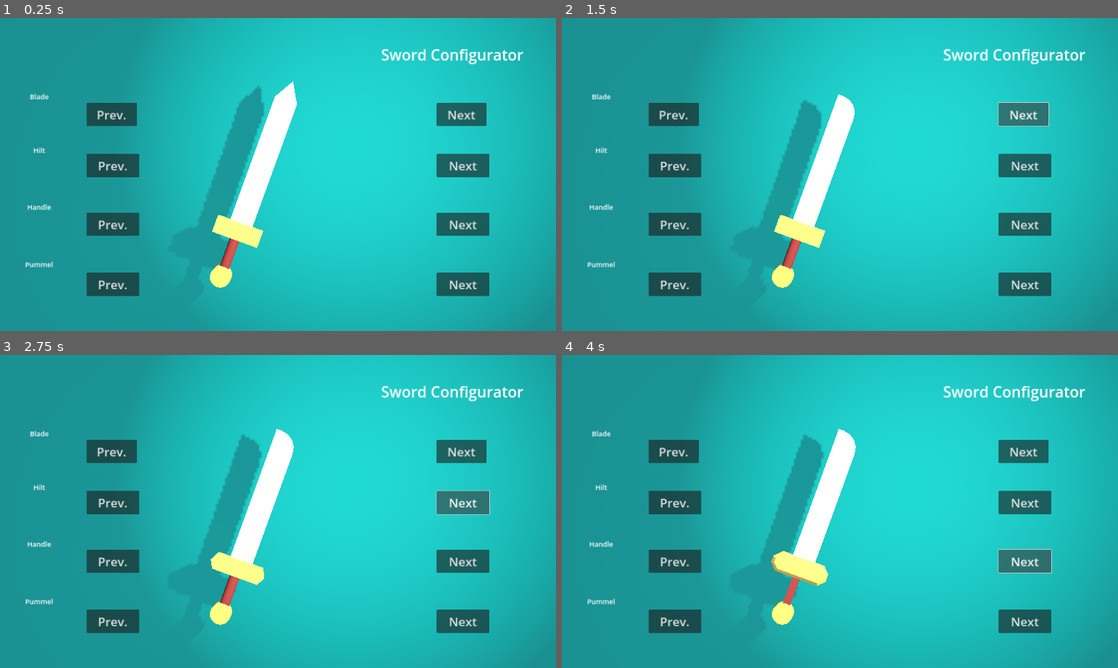
Above: before the commit, frames 1-4 (two rows, left to right).
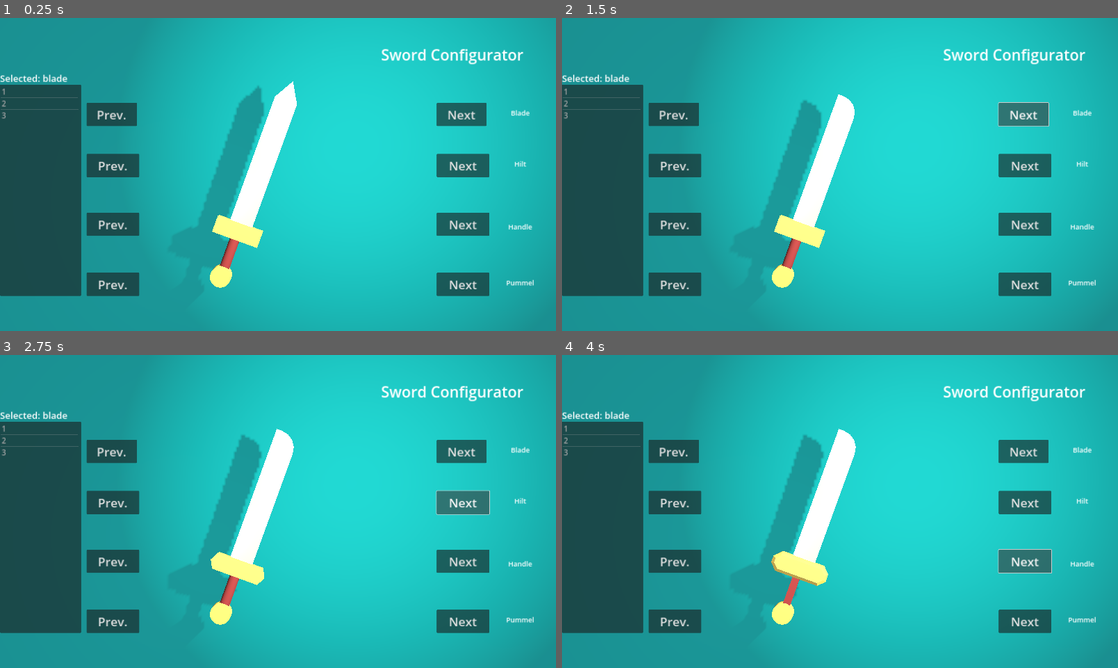
Above: after the commit, the same moments.

Repository: Shuntoon/Sword_Configurator
Game: Godot game, scene res://Scenes/main_scene.tscn
Same seed, same stepped clock (60 frames per second), same inputs: the game is played once before the commit and once after it.
Inputs:
- Up to frame 1 (0.25 s): no input
- Up to frame 2 (1.5 s): click "Next" at 0.5 s; click "Next" at 1.25 s
- Up to frame 3 (2.75 s): click "Next" at 2 s
- Up to frame 4 (4 s): click "Next" at 2.75 s; click "Next" at 3.5 s

The runs differ from the first frame. In frame 1, 10% of the frame differs, in the area x 0-96%, y 18-89%; in frame 2, 10%; in frame 3, 10%; in frame 4, 10%.

Commit message:
Added Parts List, Save/Load system in a very quick and dirty way but should be good enough for a prototype
auto saves when you close the program
auto loads when you start the program

Diff:
--- a/Scenes/main_scene.gd
+++ b/Scenes/main_scene.gd
@@ -1,15 +1,17 @@
 extends Node3D
 
 @onready var weaponParts = preload("res://Utility/WeaponParts.tres")
-@onready var blade_mesh = $SwordContainter/Blade/BladeSpawn/BladeMesh
-@onready var hilt_mesh = $SwordContainter/Hilt/HiltSpawn/HiltMesh
-@onready var handle_mesh = $SwordContainter/Handle/HandleSpawn/HandleMesh
-@onready var pummel_mesh = $SwordContainter/Pummel/PummelSpawn/PummelMesh
+@onready var blade_mesh: MeshInstance3D = $SwordContainter/Blade/BladeSpawn/BladeMesh
+@onready var hilt_mesh: MeshInstance3D = $SwordContainter/Hilt/HiltSpawn/HiltMesh
+@onready var handle_mesh: MeshInstance3D = $SwordContainter/Handle/HandleSpawn/HandleMesh
+@onready var pummel_mesh: MeshInstance3D = $SwordContainter/Pummel/PummelSpawn/PummelMesh
 
 @onready var color_pick_blade = $ColorPickBlade
 @onready var color_pick_hilt = $ColorPickHilt
 @onready var color_pick_handle = $ColorPickHandle
 @onready var color_pick_pummel = $ColorPickPummel
+@onready var inventory = $HUD/Inventory
+@onready var inventory_type: Label = $HUD/Inventory/Label
 
 
 @export var transitionSpeed = .2
@@ -21,14 +23,28 @@
 var handleIndex = 0
 var pummelIndex = 0
 
-var bladeColor = Color.DARK_GRAY
-var hiltColor = Color.GOLD
-var handleColor = Color.DARK_RED
-var pummelColor = Color.GOLD
+var bladeColor: Color = Color.DARK_GRAY
+var hiltColor: Color = Color.GOLD
+var handleColor: Color = Color.DARK_RED
+var pummelColor: Color = Color.GOLD
+
+var _selected_type: String = '' :
+	set(v):
+		_selected_type = v
+		inventory_type.text = "Selected: " + _selected_type
 
 # Called when the node enters the scene tree for the first time.
 func _ready():
-	pass # Replace with function body.
+	inventory.clear_items()
+	var i = 0
+	for x in weaponParts.bladeMeshes:
+		i += 1
+		inventory.add_item(str(i), null)
+	_selected_type = 'blade'
+	load_sword()
+
+func _exit_tree():
+	save_sword()
 
 
 # Called every frame. 'delta' is the elapsed time since the previous frame.
@@ -132,55 +148,172 @@
 	else:
 		return value
 
-func _on_panel_gui_input(event):
-	if event is InputEvent:
-		if Input.is_action_just_pressed("Right_Click"):
-			print("Blade")
-			color_pick_blade.visible = true
-			color_pick_handle.visible = false
-			color_pick_hilt.visible = false
-			color_pick_pummel.visible = false
-			color_pick_blade.position = get_viewport().get_mouse_position() + colorPickPos
-	pass # Replace with function body.
-
-func _on_hilt_area_gui_input(event):
-	if event is InputEvent:
-		if Input.is_action_just_pressed("Right_Click"):
-			print("Hilt")
-			color_pick_hilt.visible = true
-			color_pick_handle.visible = false
-			color_pick_blade.visible = false
-			color_pick_pummel.visible = false
-			color_pick_hilt.position = get_viewport().get_mouse_position() + colorPickPos
-	pass # Replace with function body.
-
-func _on_handle_area_gui_input(event):
-	if event is InputEvent:
-		if Input.is_action_just_pressed("Right_Click"):
-			print("Handle")
-			color_pick_handle.visible = true
-			color_pick_hilt.visible = false
-			color_pick_blade.visible = false
-			color_pick_pummel.visible = false
-			color_pick_handle.position = get_viewport().get_mouse_position() + colorPickPos
-	pass # Replace with function body.
-
-func _on_pummel_area_gui_input(event):
-	if event is InputEvent:
-		if Input.is_action_just_pressed("Right_Click"):
-			print("Pummel")
-			color_pick_pummel.visible = true
-			color_pick_handle.visible = false
-			color_pick_blade.visible = false
-			color_pick_hilt.visible = false
-			color_pick_pummel.position = get_viewport().get_mouse_position() + colorPickPos
-	pass # Replace with function body.
-
-func _on_hud_gui_input(event):
-	if event is InputEvent:
-		if Input.is_action_just_pressed("Left_Click") or Input.is_action_just_pressed("Right_Click"):
-			color_pick_blade.visible = false
-			color_pick_hilt.visible = false
-			color_pick_pummel.visible = false
-			color_pick_handle.visible = false
-	pass # Replace with function body.
+func _on_panel_gui_input(_event: InputEvent):
+	if Input.is_action_just_pressed("Right_Click"):
+		print("Blade")
+		color_pick_blade.visible = true
+		color_pick_handle.visible = false
+		color_pick_hilt.visible = false
+		color_pick_pummel.visible = false
+		color_pick_blade.position = get_viewport().get_mouse_position() + colorPickPos
+	elif Input.is_action_just_pressed("Left_Click"):
+		if _selected_type != 'blade':
+			_selected_type = 'blade'
+			inventory.clear_items()
+			var i = 0
+			for x in weaponParts.bladeMeshes:
+				i += 1
+				inventory.add_item(str(i), null)
+
+func _on_hilt_area_gui_input(_event: InputEvent):
+	if Input.is_action_just_pressed("Right_Click"):
+		print("Hilt")
+		color_pick_hilt.visible = true
+		color_pick_handle.visible = false
+		color_pick_blade.visible = false
+		color_pick_pummel.visible = false
+		color_pick_hilt.position = get_viewport().get_mouse_position() + colorPickPos
+	elif Input.is_action_just_pressed("Left_Click"):
+		if _selected_type != 'hilt':
+			_selected_type = 'hilt'
+			inventory.clear_items()
+			var i = 0
+			for x in weaponParts.HiltMeshes:
+				i += 1
+				inventory.add_item(str(i), null)
+
+func _on_handle_area_gui_input(_event: InputEvent):
+	if Input.is_action_just_pressed("Right_Click"):
+		print("Handle")
+		color_pick_handle.visible = true
+		color_pick_hilt.visible = false
+		color_pick_blade.visible = false
+		color_pick_pummel.visible = false
+		color_pick_handle.position = get_viewport().get_mouse_position() + colorPickPos
+	elif Input.is_action_just_pressed("Left_Click"):
+		if _selected_type != 'handle':
+			_selected_type = 'handle'
+			inventory.clear_items()
+			var i = 0
+			for x in weaponParts.HandleMeshes:
+				i += 1
+				inventory.add_item(str(i), null)
+
+func _on_pummel_area_gui_input(_event: InputEvent):
+	if Input.is_action_just_pressed("Right_Click"):
+		print("Pummel")
+		color_pick_pummel.visible = true
+		color_pick_handle.visible = false
+		color_pick_blade.visible = false
+		color_pick_hilt.visible = false
+		color_pick_pummel.position = get_viewport().get_mouse_position() + colorPickPos
+	elif Input.is_action_just_pressed("Left_Click"):
+		if _selected_type != 'pummel':
+			_selected_type = 'pummel'
+			inventory.clear_items()
+			var i = 0
+			for x in weaponParts.PummelMeshes:
+				i += 1
+				inventory.add_item(str(i), null)
+
+func _on_hud_gui_input(_event: InputEvent):
+	if Input.is_action_just_pressed("Left_Click") or Input.is_action_just_pressed("Right_Click"):
+		color_pick_blade.visible = false
+		color_pick_hilt.visible = false
+		color_pick_pummel.visible = false
+		color_pick_handle.visible = false
+	elif Input.is_action_pressed("Left_Click"):
+		Input.mouse_mode = Input.MOUSE_MODE_CONFINED
+	elif Input.mouse_mode != Input.MOUSE_MODE_VISIBLE:
+		Input.mouse_mode = Input.MOUSE_MODE_VISIBLE
+
+func _on_inventory_item_selected(index: int):
+	if _selected_type == 'pummel':
+		pummel_mesh.scale = Vector3(startSize)
+		var tween = create_tween()
+		tween.tween_property(pummel_mesh,"scale",Vector3(.57,.57,.57), transitionSpeed)\
+		.set_trans(Tween.TRANS_QUART).set_ease(Tween.EASE_IN_OUT)
+		pummelIndex = index
+		tween.tween_property(pummel_mesh,"scale",Vector3(.5,.5,.5), transitionSpeed)\
+		.set_trans(Tween.TRANS_QUART).set_ease(Tween.EASE_IN_OUT)
+	elif _selected_type == 'handle':
+		handle_mesh.scale = Vector3(startSize)
+		var tween = create_tween()
+		tween.tween_property(handle_mesh,"scale",Vector3(.57,.57,.57), transitionSpeed)\
+		.set_trans(Tween.TRANS_QUART).set_ease(Tween.EASE_IN_OUT)
+		handleIndex = index
+		tween.tween_property(handle_mesh,"scale",Vector3(.5,.5,.5), transitionSpeed)\
+		.set_trans(Tween.TRANS_QUART).set_ease(Tween.EASE_IN_OUT)
+	elif _selected_type == 'blade':
+		blade_mesh.scale = Vector3(startSize)
+		var tween = create_tween()
+		tween.tween_property(blade_mesh,"scale",Vector3(.57,.57,.57), transitionSpeed)\
+		.set_trans(Tween.TRANS_QUART).set_ease(Tween.EASE_IN_OUT)
+		bladeIndex = index
+		tween.tween_property(blade_mesh,"scale",Vector3(.5,.5,.5), transitionSpeed)\
+		.set_trans(Tween.TRANS_QUART).set_ease(Tween.EASE_IN_OUT)
+	elif _selected_type == 'hilt':
+		hilt_mesh.scale = Vector3(startSize)
+		var tween = create_tween()
+		tween.tween_property(hilt_mesh,"scale",Vector3(.67,.67,.67), transitionSpeed)\
+		.set_trans(Tween.TRANS_QUART).set_ease(Tween.EASE_IN_OUT)
+		hiltIndex = index
+		tween.tween_property(hilt_mesh,"scale",Vector3(.6,.6,.6), transitionSpeed)\
+		.set_trans(Tween.TRANS_QUART).set_ease(Tween.EASE_IN_OUT)
+
+var save_file: String = 'user://save'
+
+func save_sword():
+	var f = FileAccess.open(save_file, FileAccess.WRITE)
+	f.store_8(bladeIndex)
+	f.store_8(hiltIndex)
+	f.store_8(handleIndex)
+	f.store_8(pummelIndex)
+
+	f.store_float(bladeColor.r)
+	f.store_float(bladeColor.g)
+	f.store_float(bladeColor.b)
+
+	f.store_float(hiltColor.r)
+	f.store_float(hiltColor.g)
+	f.store_float(hiltColor.b)
+
+	f.store_float(handleColor.r)
+	f.store_float(handleColor.g)
+	f.store_float(handleColor.b)
+
+	f.store_float(pummelColor.r)
+	f.store_float(pummelColor.g)
+	f.store_float(pummelColor.b)
+	f.close()
+
+func load_sword():
+	if FileAccess.file_exists(save_file):
+		var f = FileAccess.open(save_file, FileAccess.READ)
+
+		bladeIndex = f.get_8()
+		hiltIndex = f.get_8()
+		handleIndex = f.get_8()
+		pummelIndex = f.get_8()
+
+		bladeColor.r = f.get_float()
+		bladeColor.g = f.get_float()
+		bladeColor.b = f.get_float()
+
+		hiltColor.r = f.get_float()
+		hiltColor.g = f.get_float()
+		hiltColor.b = f.get_float()
+
+		handleColor.r = f.get_float()
+		handleColor.g = f.get_float()
+		handleColor.b = f.get_float()
+
+		pummelColor.r = f.get_float()
+		pummelColor.g = f.get_float()
+		pummelColor.b = f.get_float()
+		f.close()
+
+		color_pick_blade.get_node("Panel/ColorPickerButton").color = bladeColor
+		color_pick_hilt.get_node("Panel/ColorPickerButton").color = hiltColor
+		color_pick_handle.get_node("Panel/ColorPickerButton").color = handleColor
+		color_pick_pummel.get_node("Panel/ColorPickerButton").color = pummelColor
--- a/Scenes/main_scene.tscn
+++ b/Scenes/main_scene.tscn
@@ -11,6 +11,7 @@
 [ext_resource type="Material" uid="uid://b8rf5dvqb15y3" path="res://Mats/HandleMat.tres" id="7_3pgol"]
 [ext_resource type="Material" uid="uid://bqw8ilrou8rlo" path="res://Mats/PummelMat.tres" id="9_7r0bc"]
 [ext_resource type="PackedScene" uid="uid://cq0gvcsgf0hg7" path="res://UI/color_pick.tscn" id="10_r00f4"]
+[ext_resource type="PackedScene" uid="uid://c1xs6awbk767j" path="res://inventory/inventory.tscn" id="11_au3j1"]
 
 [sub_resource type="PlaneMesh" id="PlaneMesh_k0ia7"]
 
@@ -140,10 +141,10 @@
 text = "Prev."
 
 [node name="BladeLabe" type="Label" parent="HUD/BladeButtons"]
-offset_left = -907.0
-offset_top = 31.0
-offset_right = -753.0
-offset_bottom = 101.0
+offset_left = 754.0
+offset_top = 87.0
+offset_right = 908.0
+offset_bottom = 157.0
 theme_override_font_sizes/font_size = 24
 text = "Blade"
 horizontal_alignment = 1
@@ -183,9 +184,10 @@
 text = "Prev."
 
 [node name="Label2" type="Label" parent="HUD/HiltButtons"]
-offset_left = -907.0
-offset_right = -753.0
-offset_bottom = 70.0
+offset_left = 754.0
+offset_top = 47.0
+offset_right = 908.0
+offset_bottom = 117.0
 theme_override_font_sizes/font_size = 24
 text = "Hilt"
 horizontal_alignment = 1
@@ -225,10 +227,9 @@
 text = "Prev."
 
 [node name="Label3" type="Label" parent="HUD/HandleButtons"]
-offset_left = -907.0
-offset_top = -68.0
-offset_right = -753.0
-offset_bottom = 2.0
+offset_left = 754.0
+offset_right = 908.0
+offset_bottom = 70.0
 theme_override_font_sizes/font_size = 24
 text = "Handle"
 horizontal_alignment = 1
@@ -238,10 +239,10 @@
 position = Vector2(966, 932)
 
 [node name="Label4" type="Label" parent="HUD/PummelButtons"]
-offset_left = -907.0
-offset_top = -116.0
-offset_right = -753.0
-offset_bottom = -46.0
+offset_left = 754.0
+offset_top = -53.0
+offset_right = 908.0
+offset_bottom = 17.0
 theme_override_font_sizes/font_size = 24
 text = "Pummel"
 horizontal_alignment = 1
@@ -331,6 +332,21 @@
 text = "Sword Configurator"
 horizontal_alignment = 1
 vertical_alignment = 1
+
+[node name="Inventory" parent="HUD" instance=ExtResource("11_au3j1")]
+layout_mode = 1
+anchor_left = 0.0
+anchor_top = 0.212963
+anchor_right = 0.145833
+anchor_bottom = 0.887963
+
+[node name="Label" type="Label" parent="HUD/Inventory"]
+layout_mode = 0
+offset_top = -44.0
+offset_right = 406.0
+offset_bottom = -8.0
+theme_override_font_sizes/font_size = 32
+text = "Selected: "
 
 [node name="ColorPickBlade" parent="." instance=ExtResource("10_r00f4")]
 visible = false
@@ -370,6 +386,7 @@
 [connection signal="gui_input" from="HUD/HiltArea" to="." method="_on_hilt_area_gui_input"]
 [connection signal="gui_input" from="HUD/HandleArea" to="." method="_on_handle_area_gui_input"]
 [connection signal="gui_input" from="HUD/PummelArea" to="." method="_on_pummel_area_gui_input"]
+[connection signal="item_selected" from="HUD/Inventory" to="." method="_on_inventory_item_selected"]
 
 [editable path="ColorPickBlade"]
 [editable path="ColorPickHilt"]
--- /dev/null
+++ b/inventory/inventory.gd
@@ -0,0 +1,52 @@
+extends Control
+
+signal item_selected(index: int)
+
+@onready var ui_items: ItemList = $ItemList
+
+## [ { name String, icon: Texture2D } ]
+var _items: Array[Dictionary]
+
+var selected: int = 0 :
+	set(index):
+		if index < _items.size() and index >= 0:
+			selected = index
+		else:
+			print("Failed to select ", index, " out of range! ", _items.size()-1)
+
+
+func add_item(item_name: String, icon: Texture2D):
+	_items.append({'name': item_name, 'icon': icon})
+	ui_items.add_item(item_name, icon)
+
+## if the index exits, returns {name: String, icon: Texture2D}
+## else returns {name: null, icon: null}
+func get_item(index: int) -> Dictionary:
+	if index >= _items.size() or index < 0:
+		return {'name': null, 'icon': null}
+	else:
+		return _items[index]
+
+func remove_item(index: int):
+	if index < _items.size() and index >= 0:
+		_items.remove_at(index)
+		ui_items.remove_item(index)
+
+func clear_items():
+	_items.clear()
+	ui_items.clear()
+
+## just in case
+func refresh():
+	ui_items.clear()
+	for x in _items:
+		ui_items.add_item(x['name'], x['icon'])
+
+func _on_item_selected(index):
+	if index < _items.size() and index >= 0:
+		selected = index
+		item_selected.emit(selected)
+
+func _ready():
+	add_item('1', null)
+	add_item('2', null)
--- /dev/null
+++ b/inventory/inventory.tscn
@@ -0,0 +1,23 @@
+[gd_scene load_steps=2 format=3 uid="uid://c1xs6awbk767j"]
+
+[ext_resource type="Script" path="res://inventory/inventory.gd" id="1_1fux4"]
+
+[node name="Inventory" type="Control"]
+layout_mode = 3
+anchor_left = 0.394271
+anchor_right = 0.605729
+anchor_bottom = 1.0
+grow_horizontal = 2
+grow_vertical = 2
+script = ExtResource("1_1fux4")
+metadata/_edit_use_anchors_ = true
+
+[node name="ItemList" type="ItemList" parent="."]
+layout_mode = 1
+anchors_preset = -1
+anchor_right = 1.0
+anchor_bottom = 1.0
+theme_override_font_sizes/font_size = 26
+metadata/_edit_use_anchors_ = true
+
+[connection signal="item_selected" from="ItemList" to="." method="_on_item_selected"]
Not shown: 1 places in Scenes/main_scene.tscn that only renumber resources
